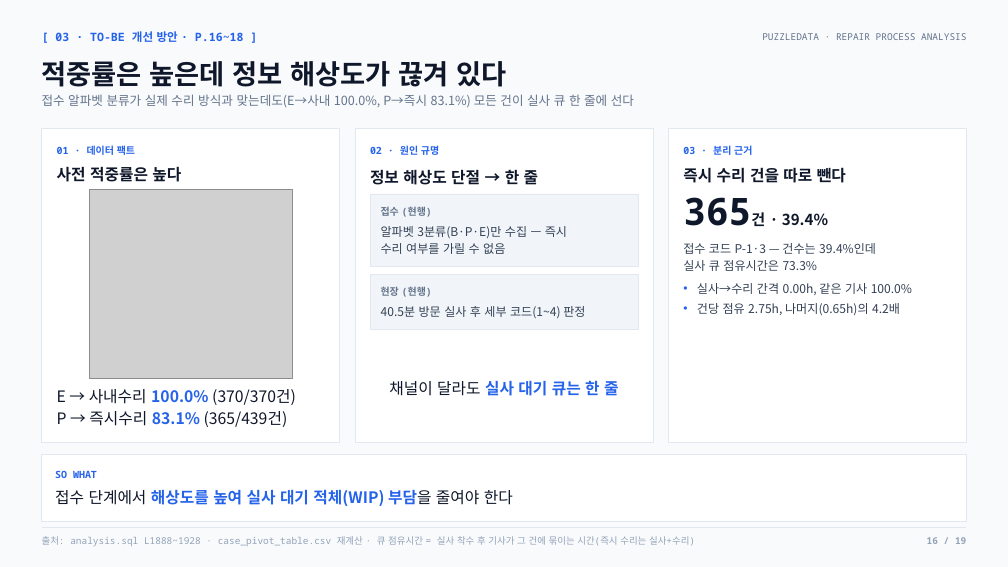
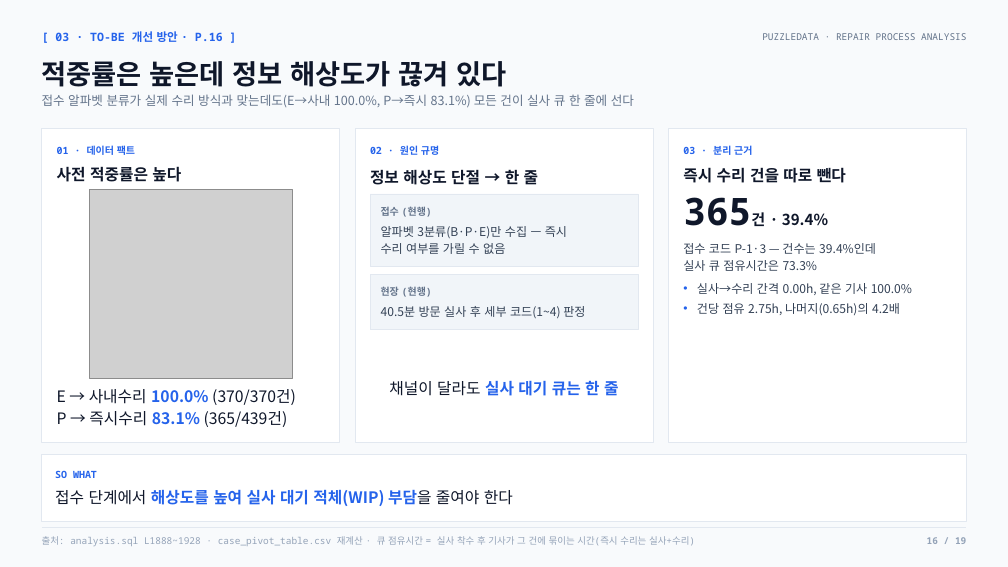
Before and after one commit to nus1245/puzzle_data, a slide deck: slide 16 of outputs/pptx/puzzledata_repair_report.pptx. Drawn at 1008x567 pixels with LibreOffice and Linux fonts; fonts in the diff are those of the drawing; grey boxes stand for pictures. Boxes give left, top, right and bottom in pixels: in the first picture for what was removed or moved away, otherwise in the second. Text is boxed around its words. In the diff, an @@ line names an element or a change of style, - is before the commit and + after.

```diff
--- a/outputs/pptx/puzzledata_repair_report.pptx
+++ b/outputs/pptx/puzzledata_repair_report.pptx
@@ text at bbox=[55, 31, 223, 42]: text changed @@
-[ 03 · TO-BE 개선 방안 · P.16~18 ]
+[ 03 · TO-BE 개선 방안 · P.16 ]
```
Also in this commit, not shown: 16 other slides changed, 2 other files.
